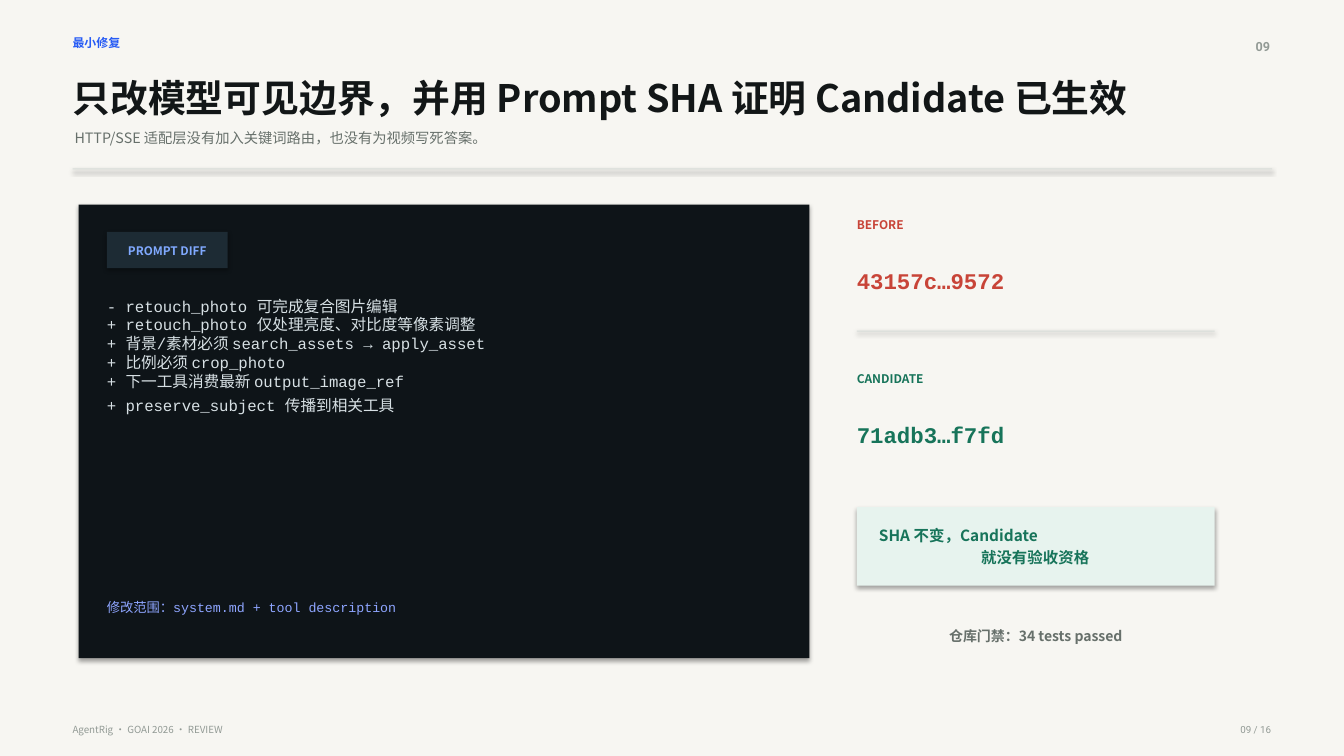
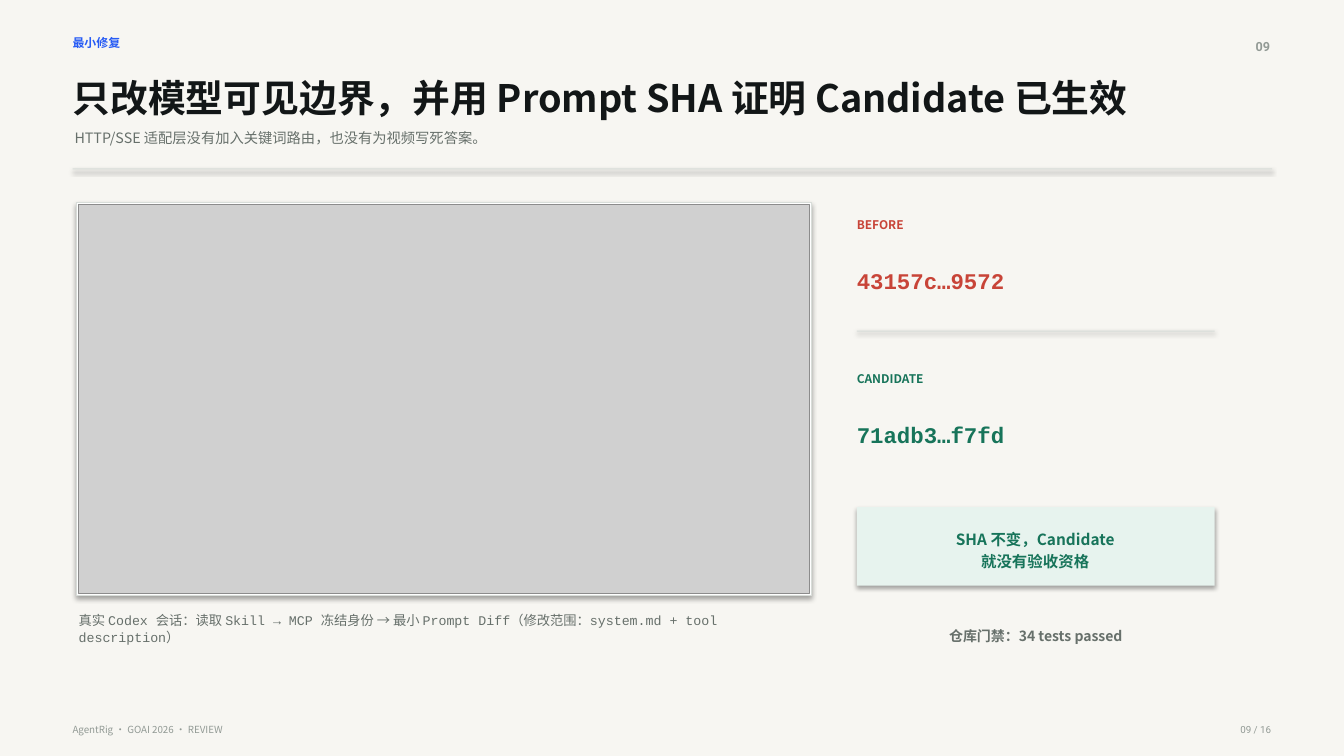
Before and after one commit to ChenCJ-io/agentrig, a slide deck: slide 9 of docs/competition/AgentRig-GOAI-2026-初赛方案.pptx. Drawn at 1344x756 pixels with LibreOffice and Linux fonts; fonts in the diff are those of the drawing; grey boxes stand for pictures. Boxes give left, top, right and bottom in pixels: in the first picture for what was removed or moved away, otherwise in the second. Text is boxed around its words. In the diff, an @@ line names an element or a change of style, - is before the commit and + after.

```diff
--- a/docs/competition/AgentRig-GOAI-2026-初赛方案.pptx
+++ b/docs/competition/AgentRig-GOAI-2026-初赛方案.pptx
@@ rectangle: place and size @@
-rectangle at bbox=[79, 205, 810, 658]
+rectangle at bbox=[77, 203, 812, 596]
@@ rectangle at bbox=[77, 203, 812, 596]: fill #0E1418 to #FFFFFF; outline none to #D8DDD9 0.7 pt @@
@@ picture added at bbox=[79, 205, 810, 594] @@
@@ rectangle removed at bbox=[107, 232, 228, 268] @@
@@ text removed at bbox=[128, 246, 206, 255] @@
-PROMPT DIFF
@@ text removed at bbox=[126, 299, 485, 415] @@
-- retouch_photo 可完成复合图片编辑
-+ retouch_photo 仅处理亮度、对比度等像素调整
-+ 背景/素材必须 search_assets → apply_asset
-+ 比例必须 crop_photo
-+ 下一工具消费最新 output_image_ref
-+ preserve_subject 传播到相关工具
@@ text at bbox=[956, 532, 1115, 569]: text changed @@
-SHA 不变，Candidate
-就没有验收资格
+SHA 不变，Candidate
+就没有验收资格
@@ text at bbox=[79, 614, 717, 645]: text changed; text colour #8EA5FF to #67706B @@
-修改范围：system.md + tool description
+真实 Codex 会话：读取 Skill → MCP 冻结身份 → 最小 Prompt Diff（修改范围：system.md + tool description）
```
Also in this commit, not shown: 12 other slides changed, 13 other files.
